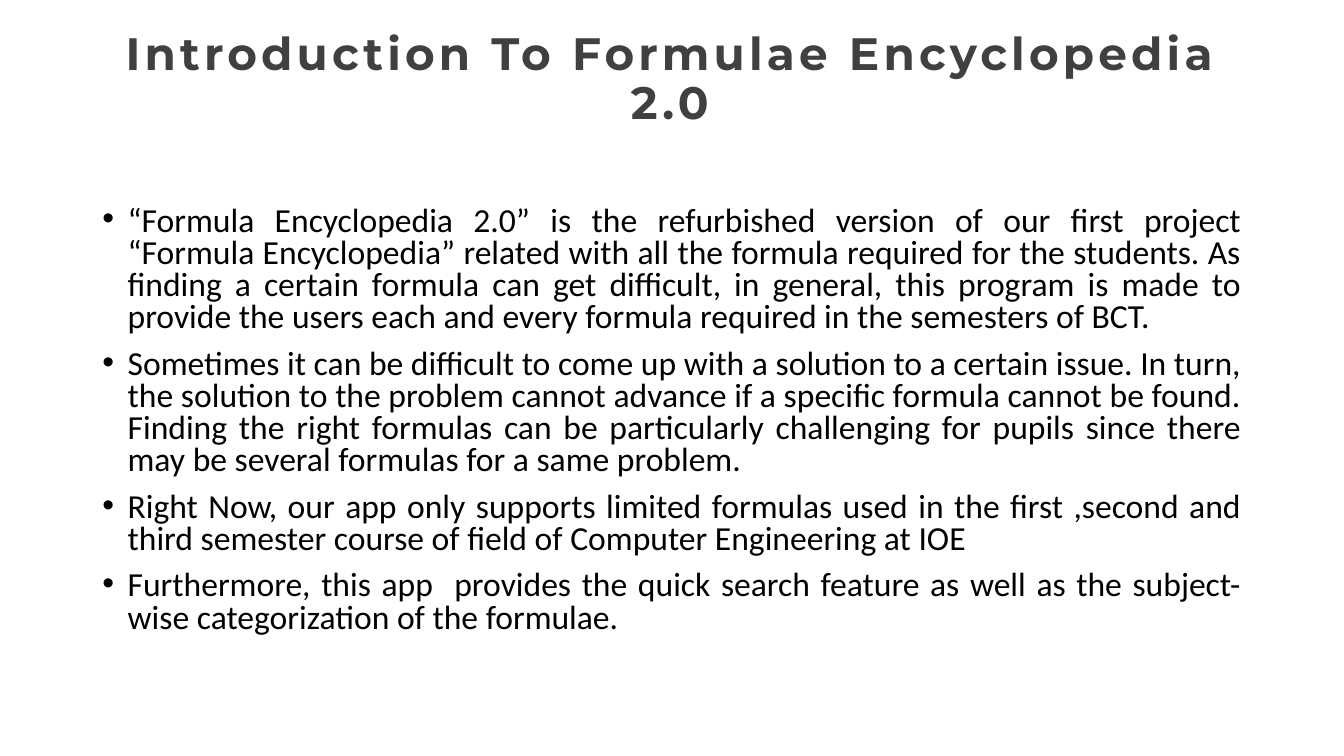
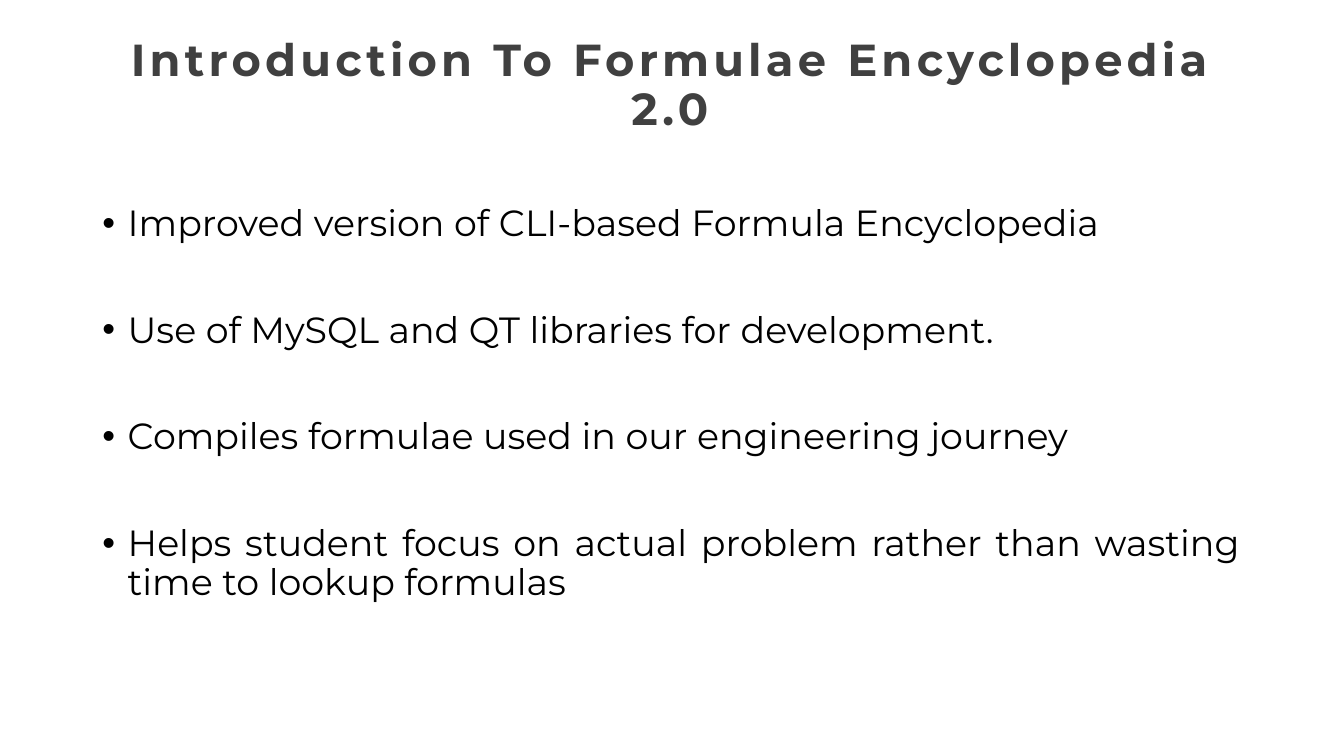
Before and after one commit to AtuLxCE/formula-encyclopaedia, a slide deck: slide 6 of Documentation/Formula Encylopedia 2.0 .pptx (slide 3 before the commit). Drawn at 1344x756 pixels with LibreOffice and Linux fonts; fonts in the diff are those of the drawing. Boxes give left, top, right and bottom in pixels: in the first picture for what was removed or moved away, otherwise in the second. Text is boxed around its words. In the diff, an @@ line names an element or a change of style, - is before the commit and + after.

Commit message:
modified presentation slides

```diff
--- a/Documentation/Formula Encylopedia 2.0 .pptx
+++ b/Documentation/Formula Encylopedia 2.0 .pptx
@@ title "Introduction To Formulae Encyclopedia 2.0" at box(493, 40, 1207, 126): size 32.4 to 32 pt @@
@@ text at box(128, 208, 1240, 602): text changed; size 24 to 26 pt; font Calibri to Montserrat @@
-• “Formula Encyclopedia 2.0” is the refurbished version of our first project “Formula Encyclopedia” related with all the formula required for the students. As finding a certain formula can get difficult, in general, this program is made to provide the users each and every formula required in the semesters of BCT.
-• Sometimes it can be difficult to come up with a solution to a certain issue. In turn, the solution to the problem cannot advance if a specific formula cannot be found. Finding the right formulas can be particularly challenging for pupils since there may be several formulas for a same problem.
-• Right Now, our app only supports limited formulas used in the first ,second and third semester course of field of Computer Engineering at IOE
-• Furthermore, this app provides the quick search feature as well as the subject-wise categorization of the formulae.
+• Improved version of CLI-based Formula Encyclopedia
+• Use of MySQL and QT libraries for development.
+• Compiles formulae used in our engineering journey
+• Helps student focus on actual problem rather than wasting time to lookup formulas
```
Also in this commit, not shown: 7 other slides changed, 6 slides added.
